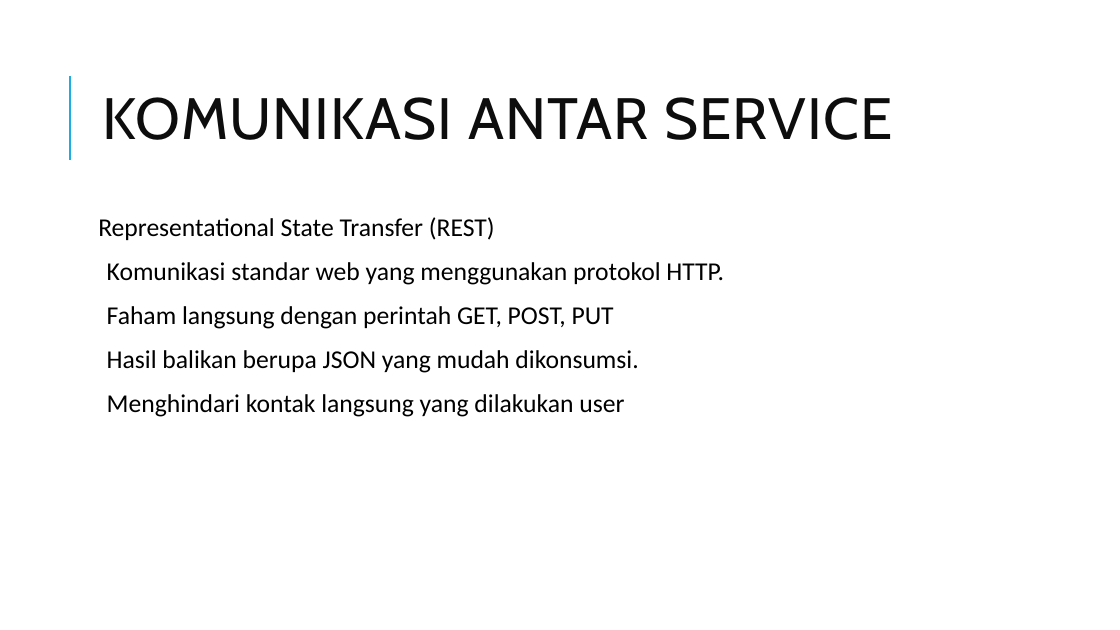
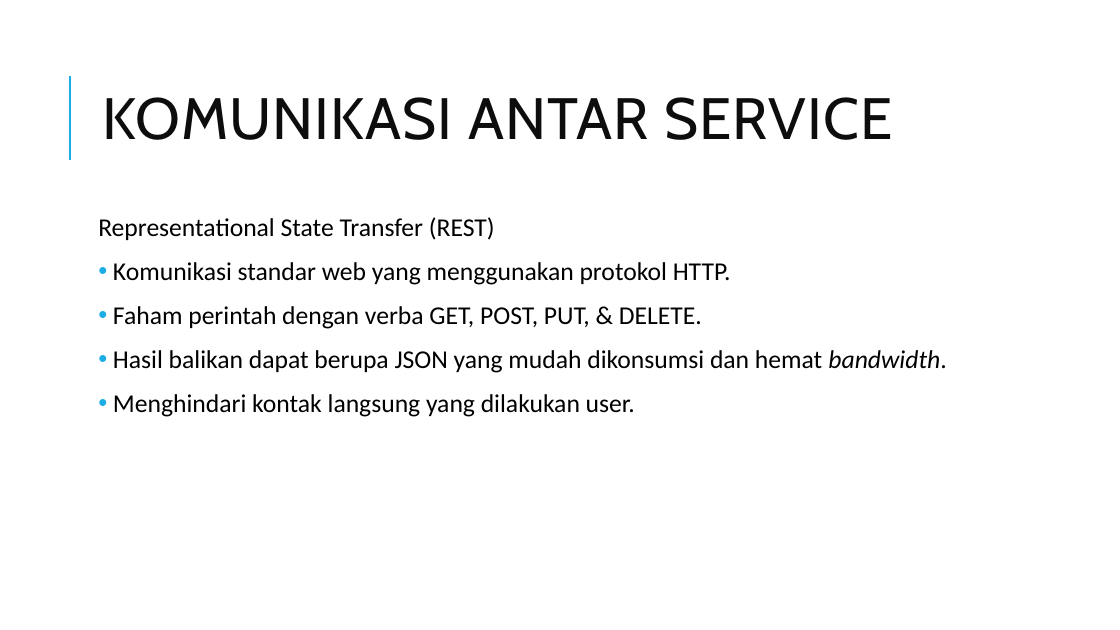
Before and after one commit to edriclaksaputra/tugasakhir, a slide deck: slide 21 of PPT.pptx. Drawn at 1120x630 pixels with LibreOffice and Linux fonts; fonts in the diff are those of the drawing. Boxes give left, top, right and bottom in pixels: in the first picture for what was removed or moved away, otherwise in the second. Text is boxed around its words. In the diff, an @@ line names an element or a change of style, - is before the commit and + after.

```diff
--- a/PPT.pptx
+++ b/PPT.pptx
@@ text at bbox=[113, 262, 731, 285]: bullet   to • @@
@@ text at bbox=[113, 306, 946, 417]: text changed @@
-  Faham langsung dengan perintah GET, POST, PUT
-  Hasil balikan berupa JSON yang mudah dikonsumsi.
-  Menghindari kontak langsung yang dilakukan user
+• Faham perintah dengan verba GET, POST, PUT, & DELETE.
+• Hasil balikan dapat berupa JSON yang mudah dikonsumsi dan hemat bandwidth.
+• Menghindari kontak langsung yang dilakukan user.
```
Also in this commit, not shown: 12 other slides changed, 3 slides added, 1 slide removed, 5 other files.
